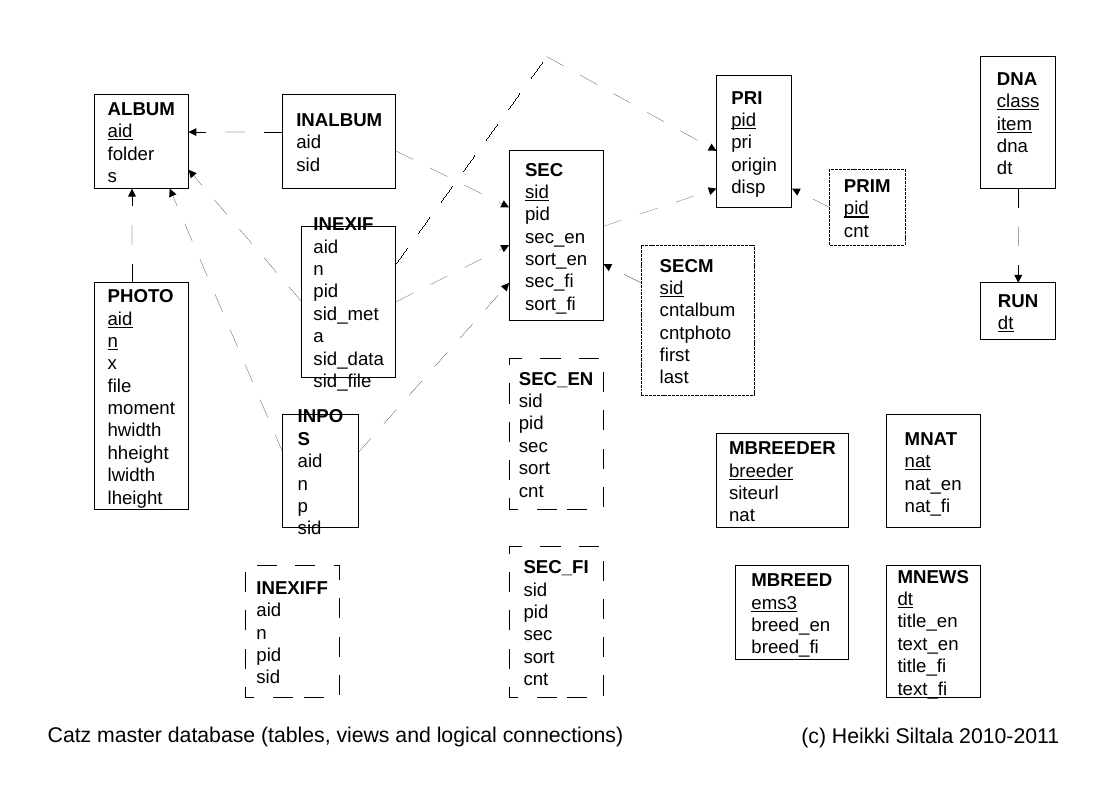
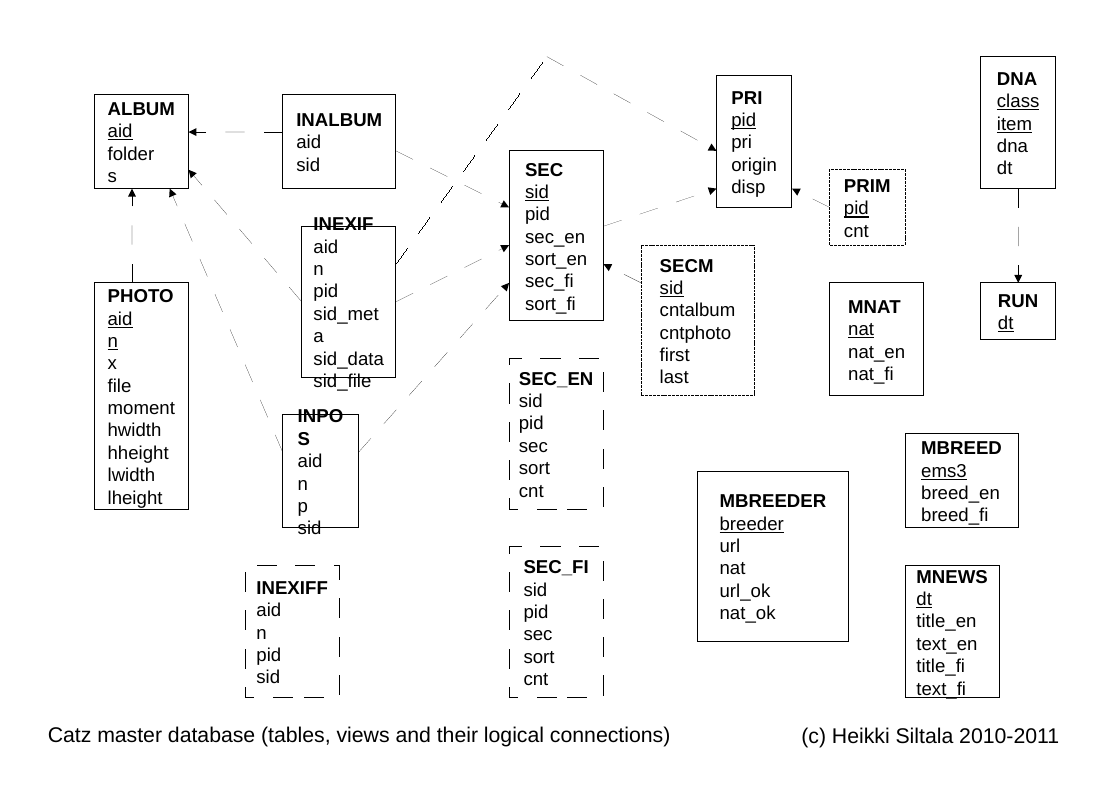
Before and after one commit to XDF/catz, a slide deck: slide 1 of doc/catz_master_database.odp. Drawn at 1120x792 pixels with LibreOffice and Linux fonts; fonts in the diff are those of the drawing. Boxes give left, top, right and bottom in pixels: in the first picture for what was removed or moved away, otherwise in the second. Text is boxed around its words. In the diff, an @@ line names an element or a change of style, - is before the commit and + after.

Commit message:
Updated MBREEDER columns.

```diff
--- a/doc/catz_master_database.odp
+++ b/doc/catz_master_database.odp
@@ rectangle "MNAT": place and size @@
-rectangle "MNAT" at [886,415,980,528]
+rectangle "MNAT" at [830,283,924,396]
@@ rectangle "MBREED": place and size @@
-rectangle "MBREED" at [736,566,849,660]
+rectangle "MBREED" at [905,434,1018,528]
@@ rectangle "MBREEDER": place and size @@
-rectangle "MBREEDER" at [717,434,849,528]
+rectangle "MBREEDER" at [697,471,848,641]
@@ text in rectangle at [720,538,741,552]: text changed @@
-siteurl
+url
@@ rectangle "MNEWS": place and size @@
-rectangle "MNEWS" at [886,566,980,698]
+rectangle "MNEWS" at [905,566,999,698]
@@ text in rectangle at [720,583,776,623]: paragraphs added @@
+url_ok
+nat_ok
@@ text at [48,726,670,747]: text changed @@
-Catz master database (tables, views and logical connections)
+Catz master database (tables, views and their logical connections)
```
